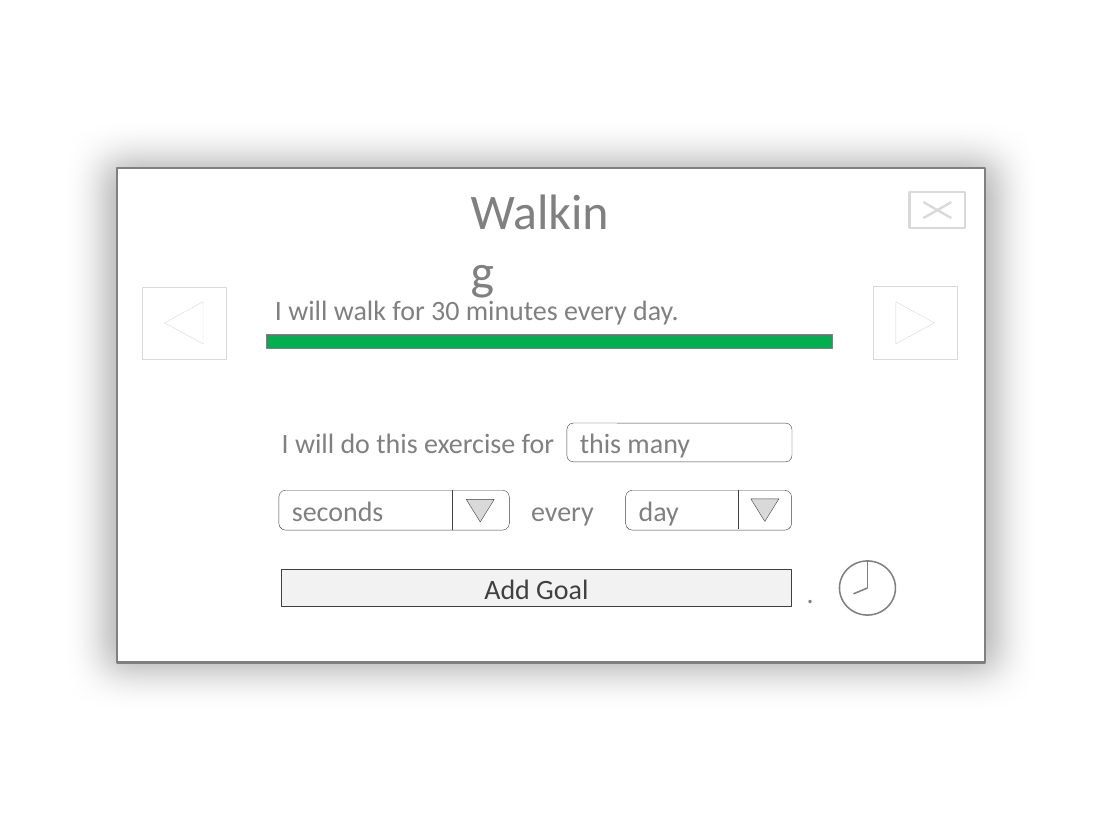
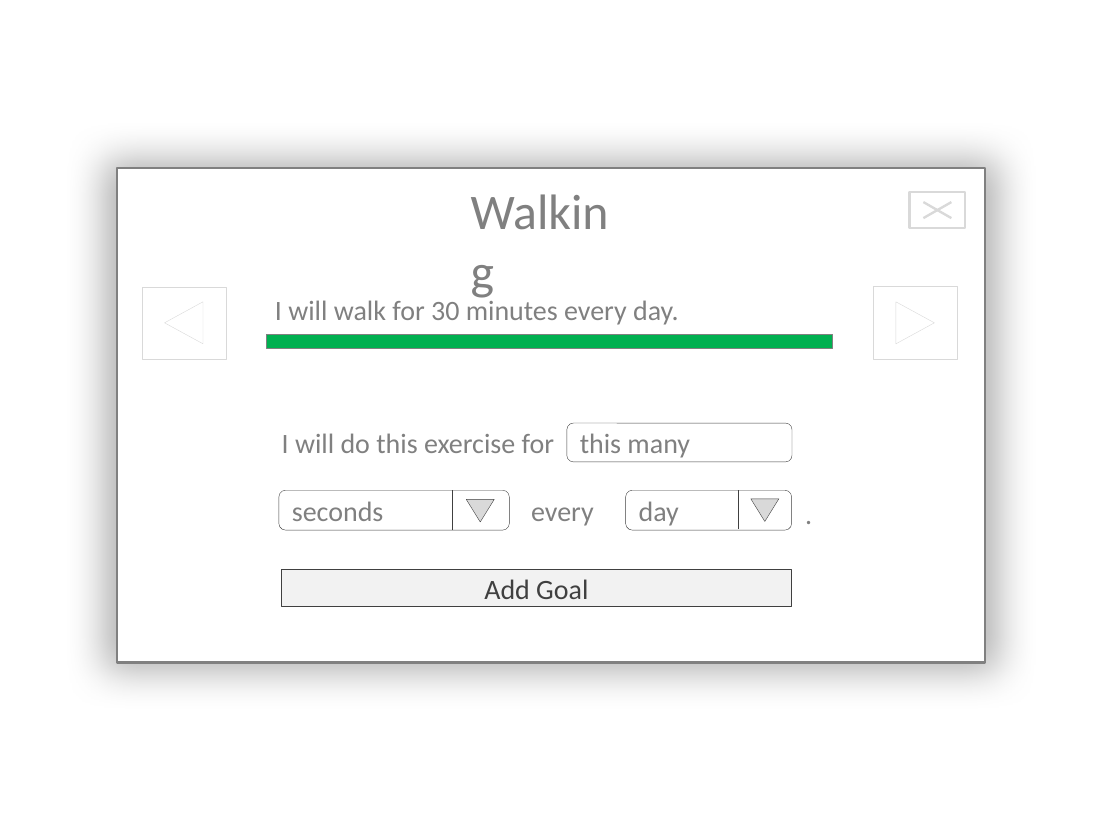
Before and after one commit to fxchen12/AlphaBrosPublic, a slide deck: slide 1 of docs/Mockups/First Draft/Draft Goals Additional.pptx. Drawn at 1120x840 pixels with LibreOffice and Linux fonts; fonts in the diff are those of the drawing; background and template pictures are left out. Boxes give left, top, right and bottom in pixels: in the first picture for what was removed or moved away, otherwise in the second. Text is boxed around its words. In the diff, an @@ line names an element or a change of style, - is before the commit and + after.

```diff
--- a/docs/Mockups/First Draft/Draft Goals Additional.pptx
+++ b/docs/Mockups/First Draft/Draft Goals Additional.pptx
@@ text ".": place and size @@
-text "." at [795, 570, 840, 615]
+text "." at [794, 491, 839, 535]
@@ ellipse removed at [840, 561, 896, 615] @@
@@ line removed from (868, 561) to (868, 588) @@
@@ line removed from (868, 588) to (853, 594) @@
```
Also in this commit, not shown: 7 other files.
